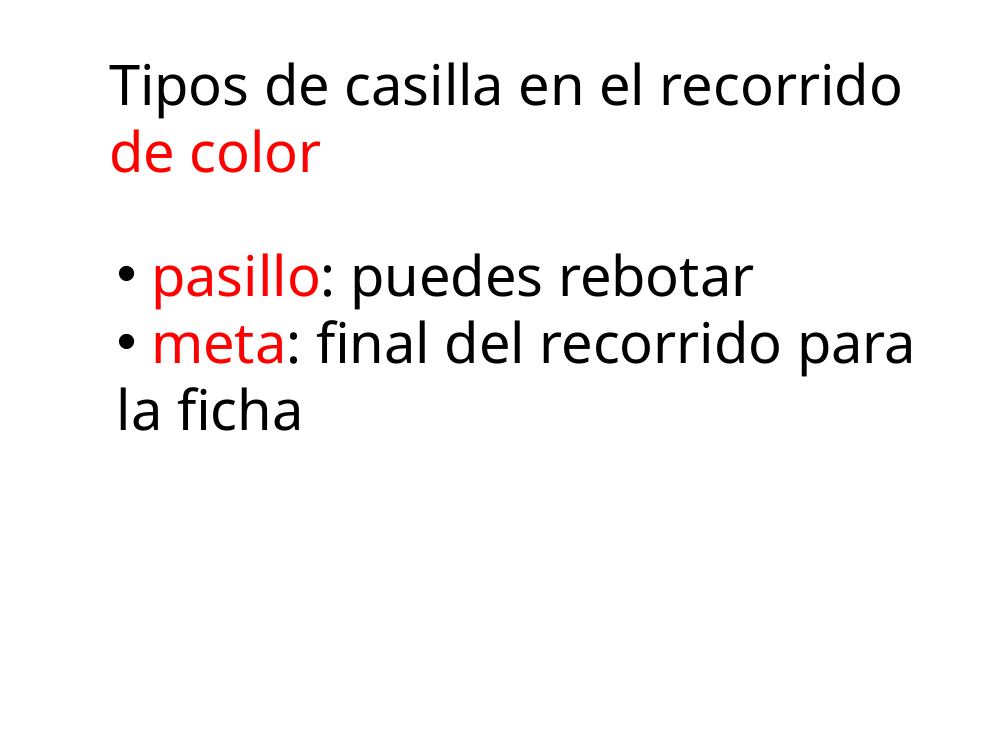
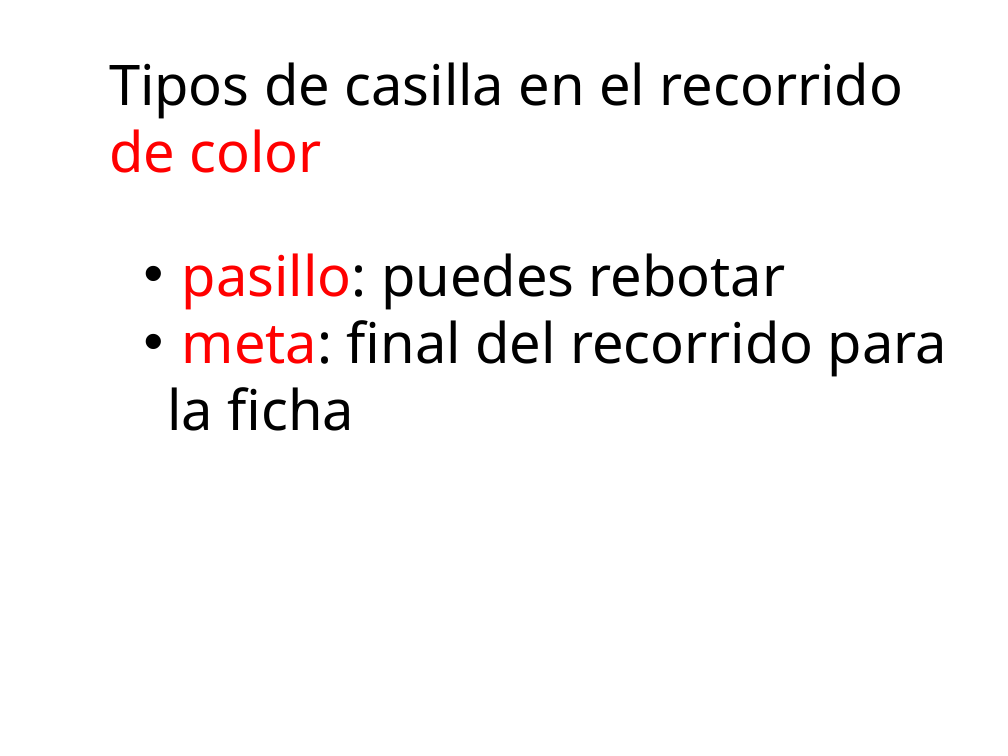
Before and after one commit to kikeacedo/Parchis, a slide deck: slide 11 of Parchis.pptx. Drawn at 1008x756 pixels with LibreOffice and Linux fonts; fonts in the diff are those of the drawing. Boxes give left, top, right and bottom in pixels: in the first picture for what was removed or moved away, otherwise in the second. Text is boxed around its words. In the diff, an @@ line names an element or a change of style, - is before the commit and + after.

Commit message:
1.0
Terminado para 1 Jugador

```diff
--- a/Parchis.pptx
+++ b/Parchis.pptx
@@ text "pasillo: puedes rebotar" at (167, 253, 947, 431): list level 1 to 2 in "pasillo: puedes rebotar"; list level 1 to 2 in "meta: final del recorrido para ..." @@
```
Also in this commit, not shown: 12 other slides changed, 7 slides added, 5 slides removed, 36 other files.
